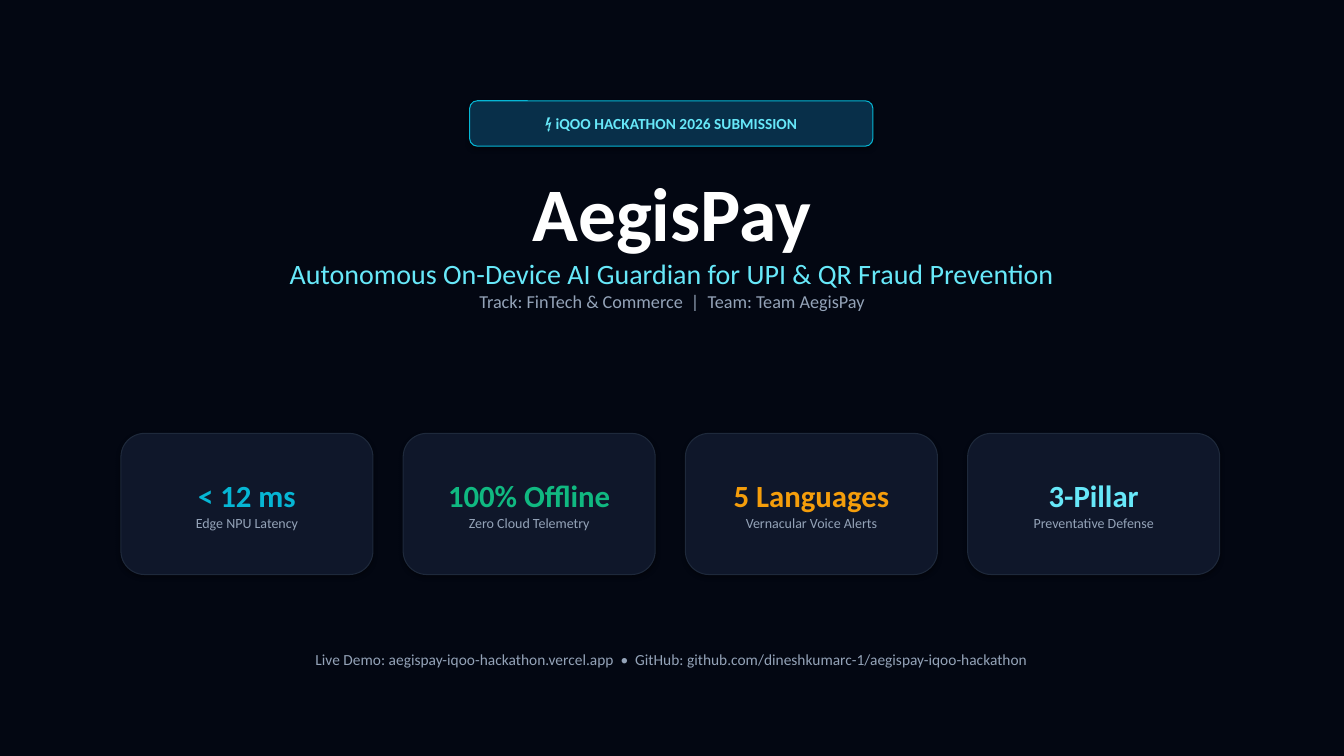
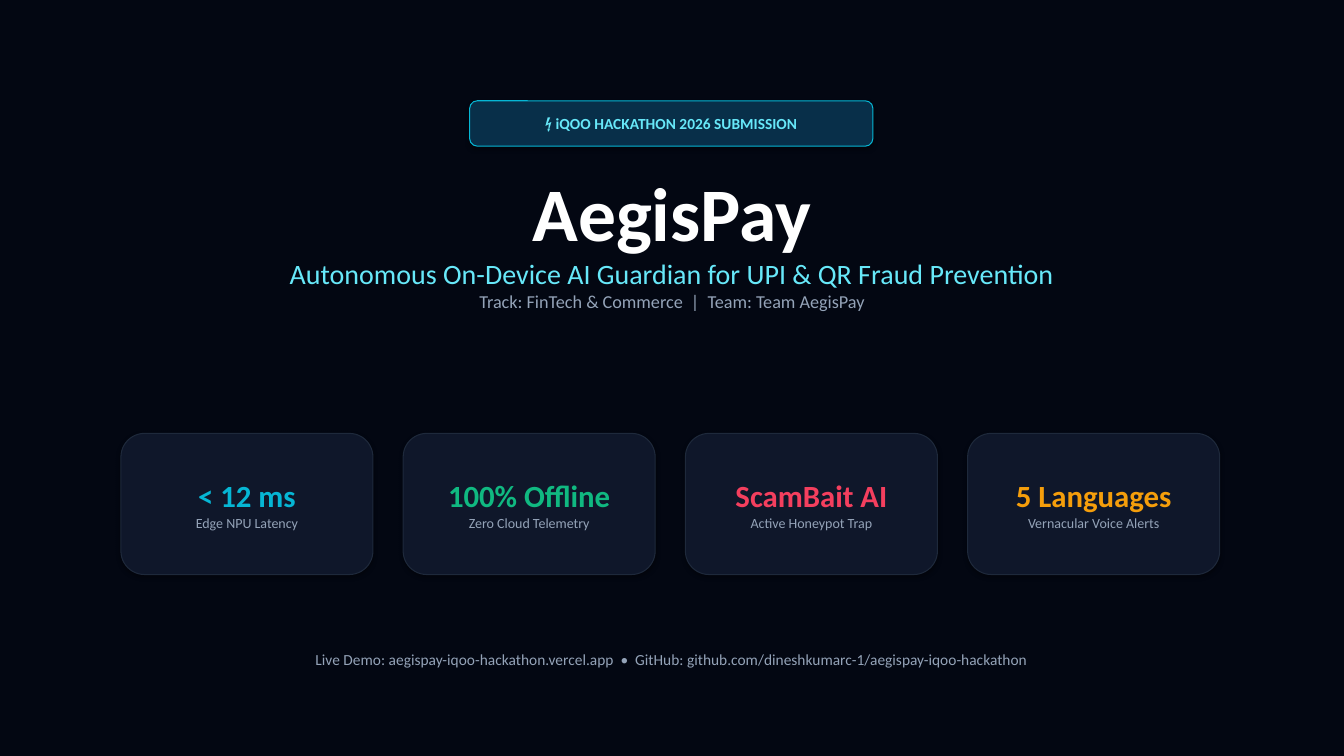
Before and after one commit to dineshkumarc-1/aegispay-iqoo-hackathon, a slide deck: slide 1 of AegisPay_Pitch_Deck.pptx. Drawn at 1344x756 pixels with LibreOffice and Linux fonts; fonts in the diff are those of the drawing. Boxes give left, top, right and bottom in pixels: in the first picture for what was removed or moved away, otherwise in the second. Text is boxed around its words. In the diff, an @@ line names an element or a change of style, - is before the commit and + after.

Commit message:
docs: sync updated PowerPoint with ScamBait AI Honeypot pillar

```diff
--- a/AegisPay_Pitch_Deck.pptx
+++ b/AegisPay_Pitch_Deck.pptx
@@ text in rounded rectangle at box(735, 485, 887, 530): text changed @@
-5 Languages
-Vernacular Voice Alerts
+ScamBait AI
+Active Honeypot Trap
@@ text in rounded rectangle at box(1016, 487, 1171, 528): text changed @@
-3-Pillar
-Preventative Defense
+5 Languages
+Vernacular Voice Alerts
```
Also in this commit, not shown: 3 other slides changed.
